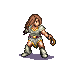
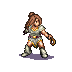
The second 72px x 72px image is a revision of the first. Changes to its layers:
showed "cape-and-bun", painted on it over [28, 12, 35, 17]
